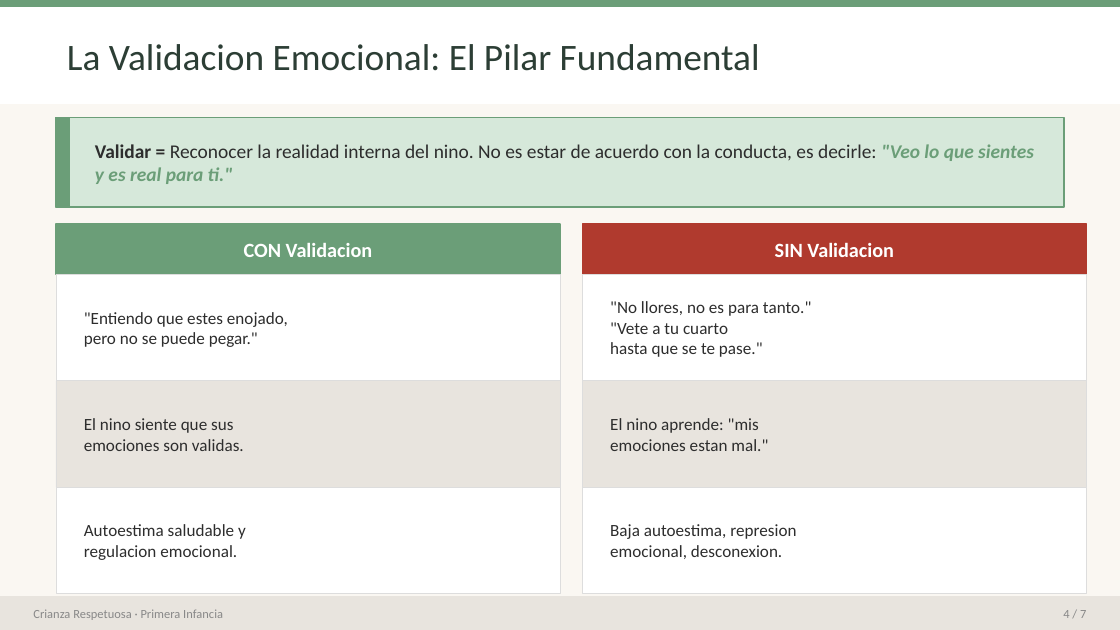
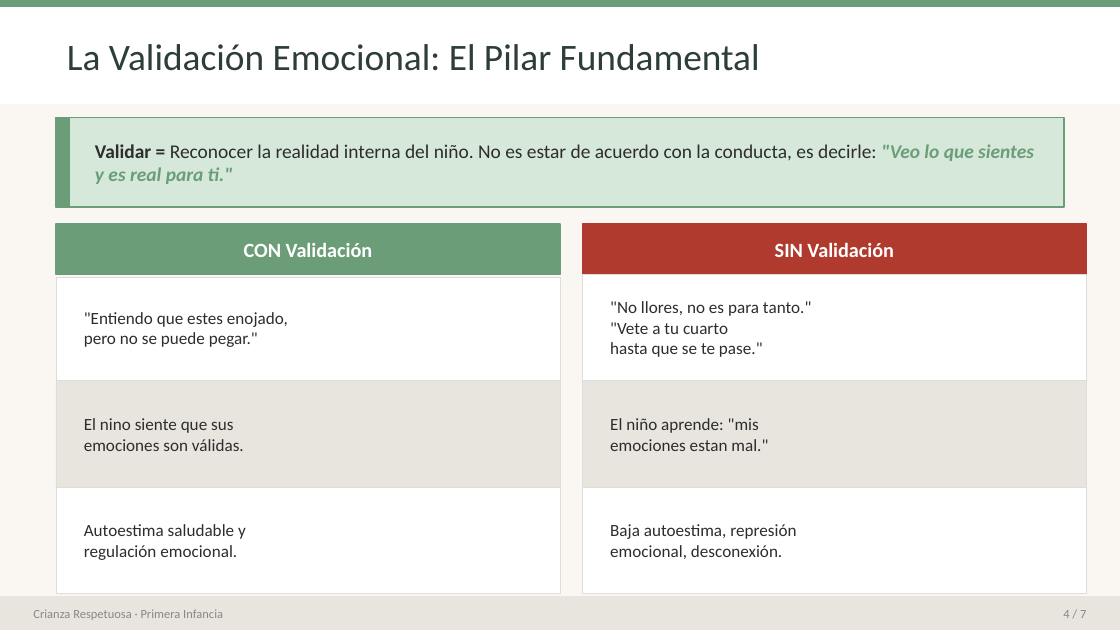
Before and after one commit to jceballos29/paola-poli, a slide deck: slide 4 of CrianzaRespetuosa.pptx. Drawn at 1120x630 pixels with LibreOffice and Linux fonts; fonts in the diff are those of the drawing. Boxes give left, top, right and bottom in pixels: in the first picture for what was removed or moved away, otherwise in the second. Text is boxed around its words. In the diff, an @@ line names an element or a change of style, - is before the commit and + after.

```diff
--- a/CrianzaRespetuosa.pptx
+++ b/CrianzaRespetuosa.pptx
@@ text at <box>67,44,760,71</box>: text changed @@
-La Validacion Emocional: El Pilar Fundamental
+La Validación Emocional: El Pilar Fundamental
@@ text at <box>95,144,1034,184</box>: text changed @@
-Validar = Reconocer la realidad interna del nino. No es estar de acuerdo con la conducta, es decirle: "Veo lo que sientes y es real para ti."
+Validar = Reconocer la realidad interna del niño. No es estar de acuerdo con la conducta, es decirle: "Veo lo que sientes y es real para ti."
@@ text at <box>244,243,373,257</box>: text changed @@
-CON Validacion
+CON Validación
@@ text at <box>775,242,894,257</box>: text changed @@
-SIN Validacion
+SIN Validación
@@ rectangle: place and size @@
-rectangle at <box>56,274,560,381</box>
+rectangle at <box>56,278,560,384</box>
@@ text at <box>610,418,759,433</box>: text changed @@
-El nino aprende: "mis
+El niño aprende: "mis
@@ text at <box>84,439,244,451</box>: text changed @@
-emociones son validas.
+emociones son válidas.
@@ text at <box>610,524,796,559</box>: text changed @@
-Baja autoestima, represion
-emocional, desconexion.
+Baja autoestima, represión
+emocional, desconexión.
@@ text at <box>84,545,237,560</box>: text changed @@
-regulacion emocional.
+regulación emocional.
```
Also in this commit, not shown: 5 other slides changed, 1 other file.
